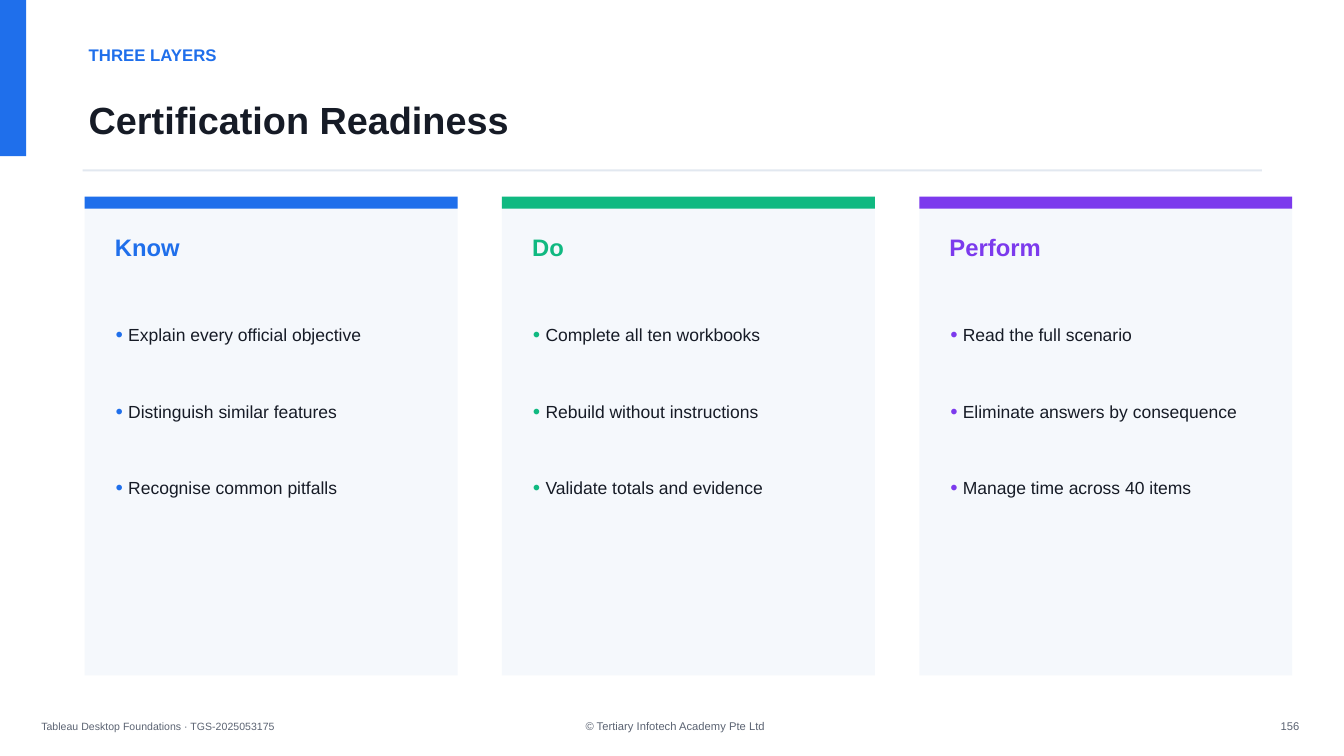
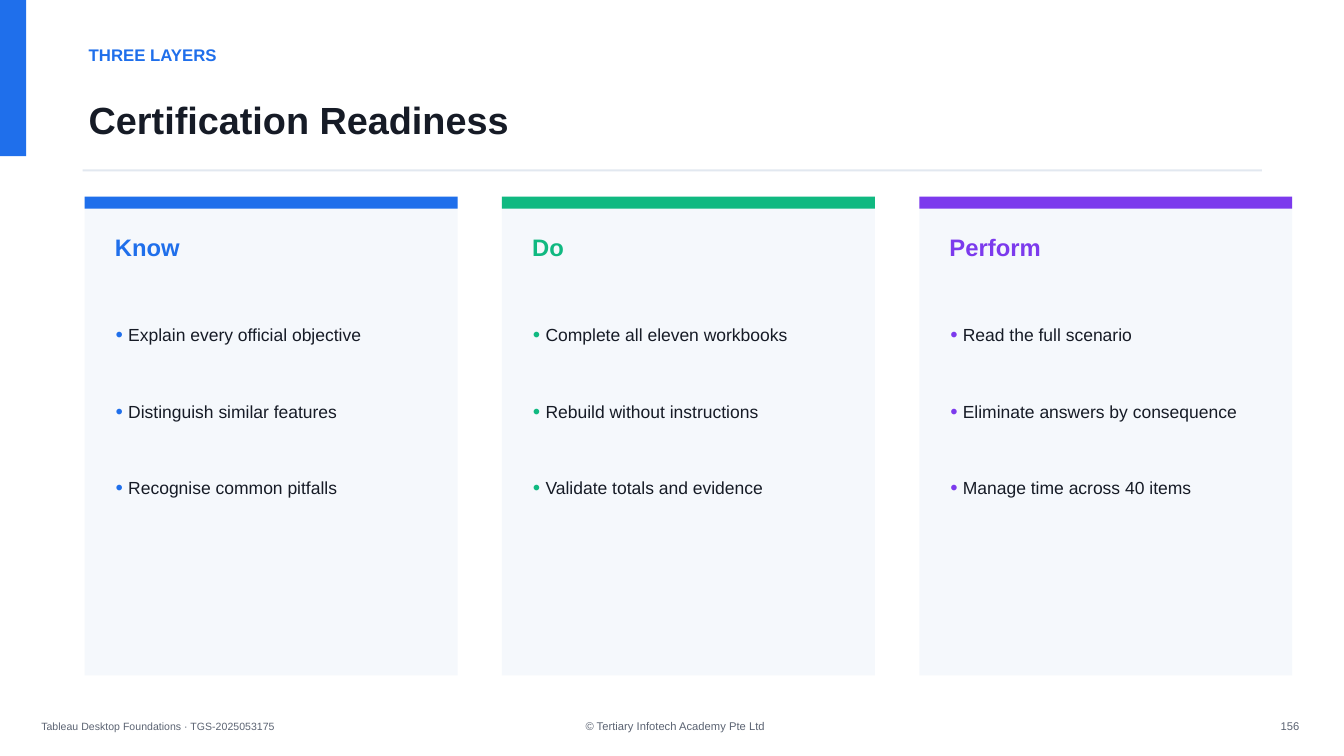
Before and after one commit to tertiarycourses/TGS-2025053175---Tableau-Certified-Desktop-Specialist-Training, a slide deck: slide 156 of courseware/Tableau Desktop Foundations-v5.pptx. Drawn at 1344x756 pixels with LibreOffice and Linux fonts; fonts in the diff are those of the drawing. Boxes give left, top, right and bottom in pixels: in the first picture for what was removed or moved away, otherwise in the second. Text is boxed around its words. In the diff, an @@ line names an element or a change of style, - is before the commit and + after.

```diff
--- a/courseware/Tableau Desktop Foundations-v5.pptx
+++ b/courseware/Tableau Desktop Foundations-v5.pptx
@@ text at [546,328,788,345]: text changed @@
-• Complete all ten workbooks
+• Complete all eleven workbooks
```
Also in this commit, not shown: 4 other slides changed, 17 other files.
